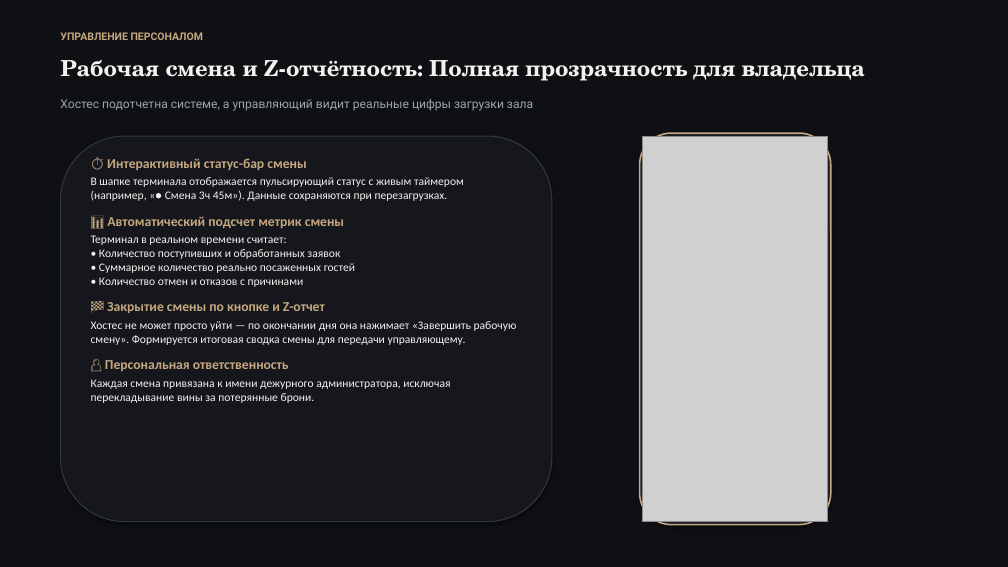
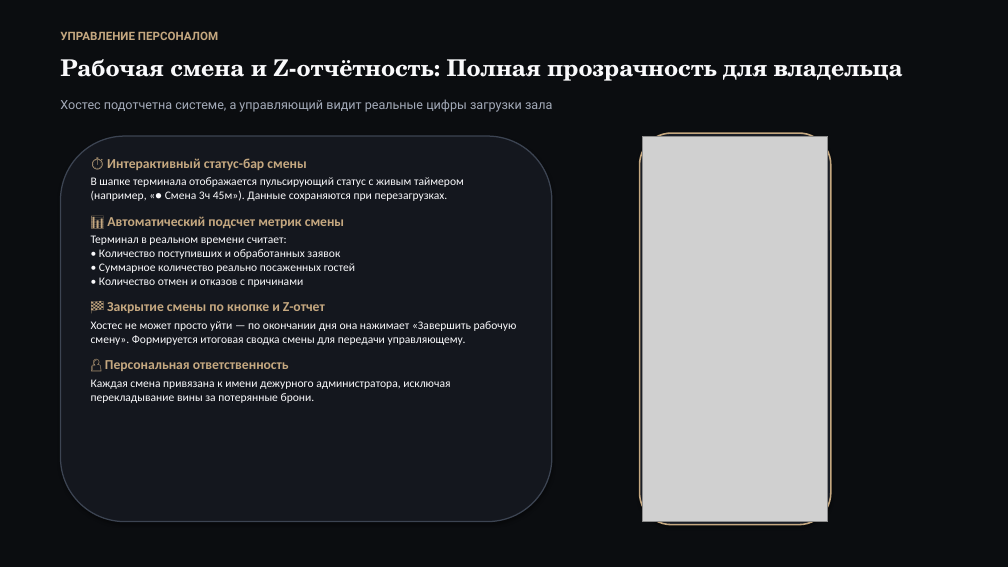
Before and after one commit to Sp1ceMan/restokz-bot, a slide deck: slide 8 of RestoKZ_Presentation.pptx. Drawn at 1008x567 pixels with LibreOffice and Linux fonts; fonts in the diff are those of the drawing; grey boxes stand for pictures. Boxes give left, top, right and bottom in pixels: in the first picture for what was removed or moved away, otherwise in the second. Text is boxed around its words. In the diff, an @@ line names an element or a change of style, - is before the commit and + after.

```diff
--- a/RestoKZ_Presentation.pptx
+++ b/RestoKZ_Presentation.pptx
@@ rectangle at (0,0,1008,567): fill #0E1013 to #0B0D10 @@
@@ text "УПРАВЛЕНИЕ ПЕРСОНАЛОМ" at (60,31,218,40): size 10 to 11 pt @@
@@ text "Рабочая смена и Z-отчётность: Полная ..." at (60,59,903,81): size 21 to 22 pt, text colour #F4F2EE to #F9F9FB @@
@@ text "Хостес подотчетна системе, а управляющий ..." at (60,99,552,112): size 11.5 to 12 pt, text colour #9CA3AF to #A3AAB8 @@
@@ rounded rectangle at (60,136,552,522): fill #15171D to #14171E; outline #323741 1 pt to #3C4452 1.2 pt @@
```
Also in this commit, not shown: 14 other slides changed, 4 other files.
